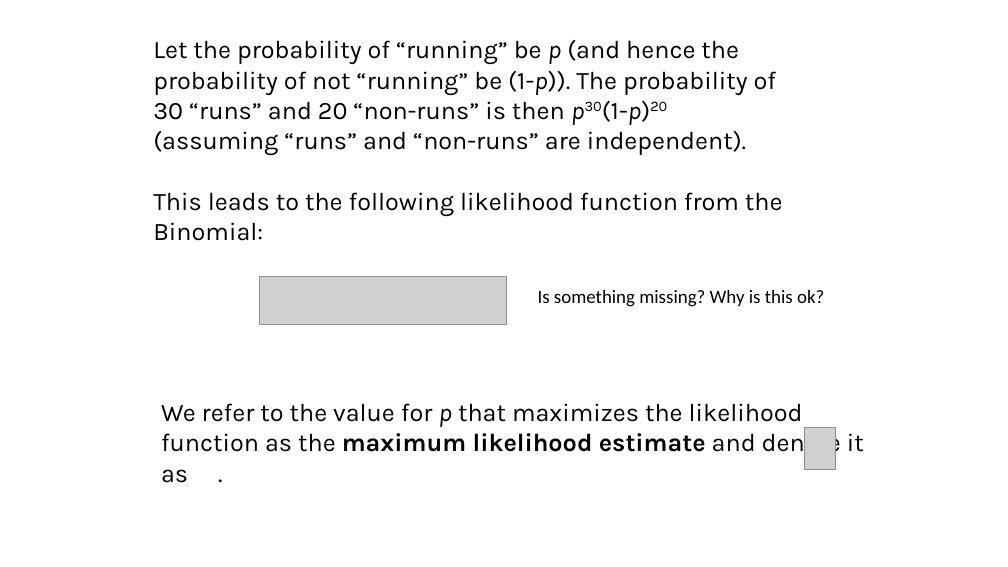
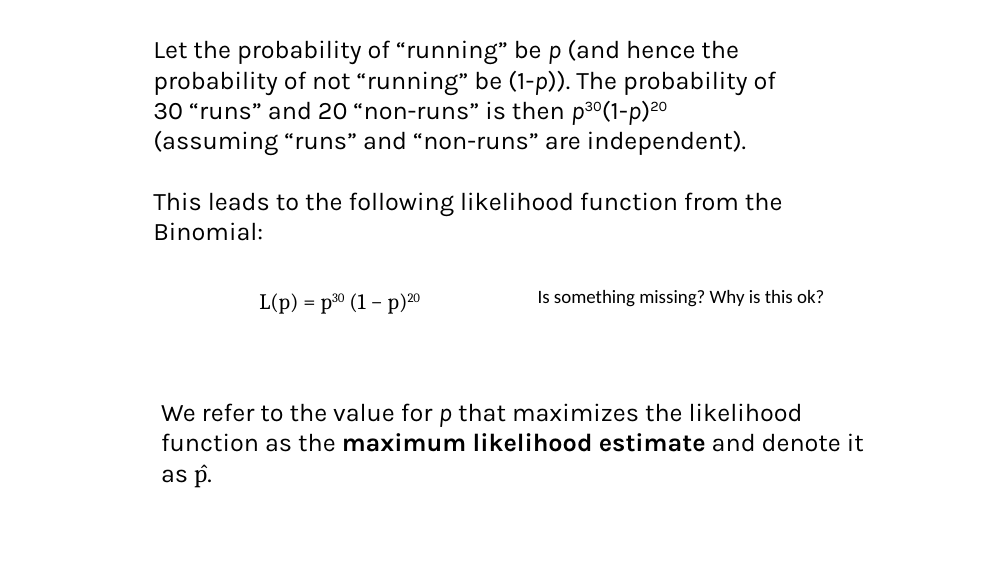
Before and after one commit to taaltree/FW536, a slide deck: slide 12 of Day4_Likelihood_BayesI/FW536_Day4_Morning_maximum likelihod_accessible.pptx. Drawn at 1008x567 pixels with LibreOffice and Linux fonts; fonts in the diff are those of the drawing; grey boxes stand for pictures. Boxes give left, top, right and bottom in pixels: in the first picture for what was removed or moved away, otherwise in the second. Text is boxed around its words. In the diff, an @@ line names an element or a change of style, - is before the commit and + after.

```diff
--- a/Day4_Likelihood_BayesI/FW536_Day4_Morning_maximum likelihod_accessible.pptx
+++ b/Day4_Likelihood_BayesI/FW536_Day4_Morning_maximum likelihod_accessible.pptx
@@ picture removed at (259,277,507,324) @@
@@ text added at (259,293,421,314), 21 pt, text #000000 @@
+L(p) = p30 (1 − p)20
@@ text at (161,403,864,452): text changed @@
-We refer to the value for p that maximizes the likelihood function as the maximum likelihood estimate and denote it as .
+We refer to the value for p that maximizes the likelihood function as the maximum likelihood estimate and denote it as p̂.
@@ picture removed at (805,427,836,470) @@
```
Also in this commit, not shown: 11 other slides changed.
